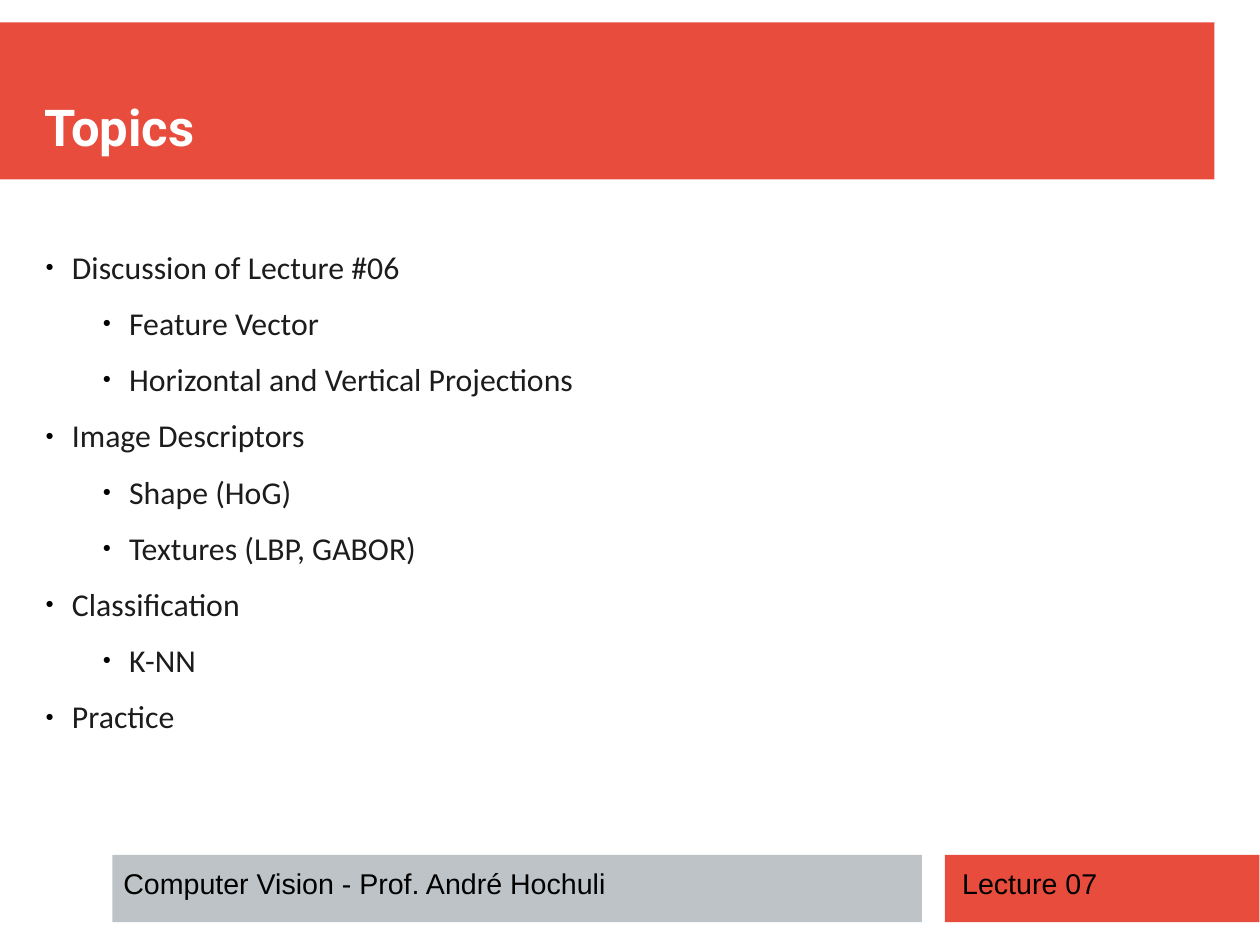
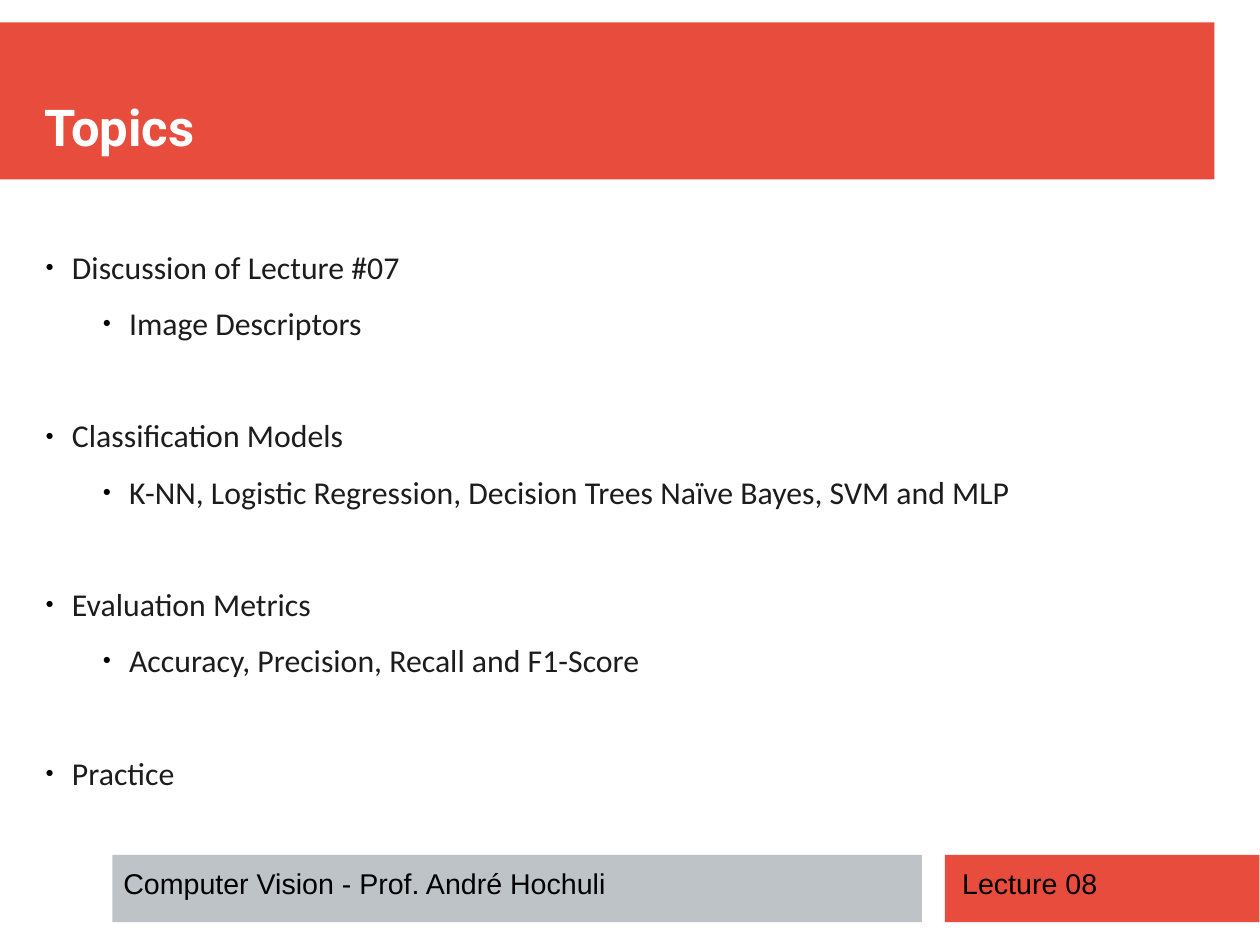
Before and after one commit to andrehochuli/teaching, a slide deck: slide 2 of ComputerVision/Lecture 08 - Classification/Lecture 08 - Classification.pptx. Drawn at 1260x945 pixels with LibreOffice and Linux fonts; fonts in the diff are those of the drawing. Boxes give left, top, right and bottom in pixels: in the first picture for what was removed or moved away, otherwise in the second. Text is boxed around its words. In the diff, an @@ line names an element or a change of style, - is before the commit and + after.

```diff
--- a/ComputerVision/Lecture 08 - Classification/Lecture 08 - Classification.pptx
+++ b/ComputerVision/Lecture 08 - Classification/Lecture 08 - Classification.pptx
@@ text "Discussion of Lecture #07" at [72,257,1009,786]: list level 1 to 2 in "Image Descriptors" @@
@@ text at [72,257,399,280]: text changed @@
-● Discussion of Lecture #06
-  ● Feature Vector
-  ● Horizontal and Vertical Projections
+● Discussion of Lecture #07
@@ text at [72,425,1009,677]: text changed @@
-  ● Shape (HoG)
-  ● Textures (LBP, GABOR)
-● Classification
-  ● K-NN
+● Classification Models
+  ● K-NN, Logistic Regression, Decision Trees Naïve Bayes, SVM and MLP
+● Evaluation Metrics
+  ● Accuracy, Precision, Recall and F1-Score
@@ text at [962,874,1097,895]: text changed @@
-Lecture 07
+Lecture 08
```
Also in this commit, not shown: 3 other slides changed, 19 slides added, 5 slides removed.
